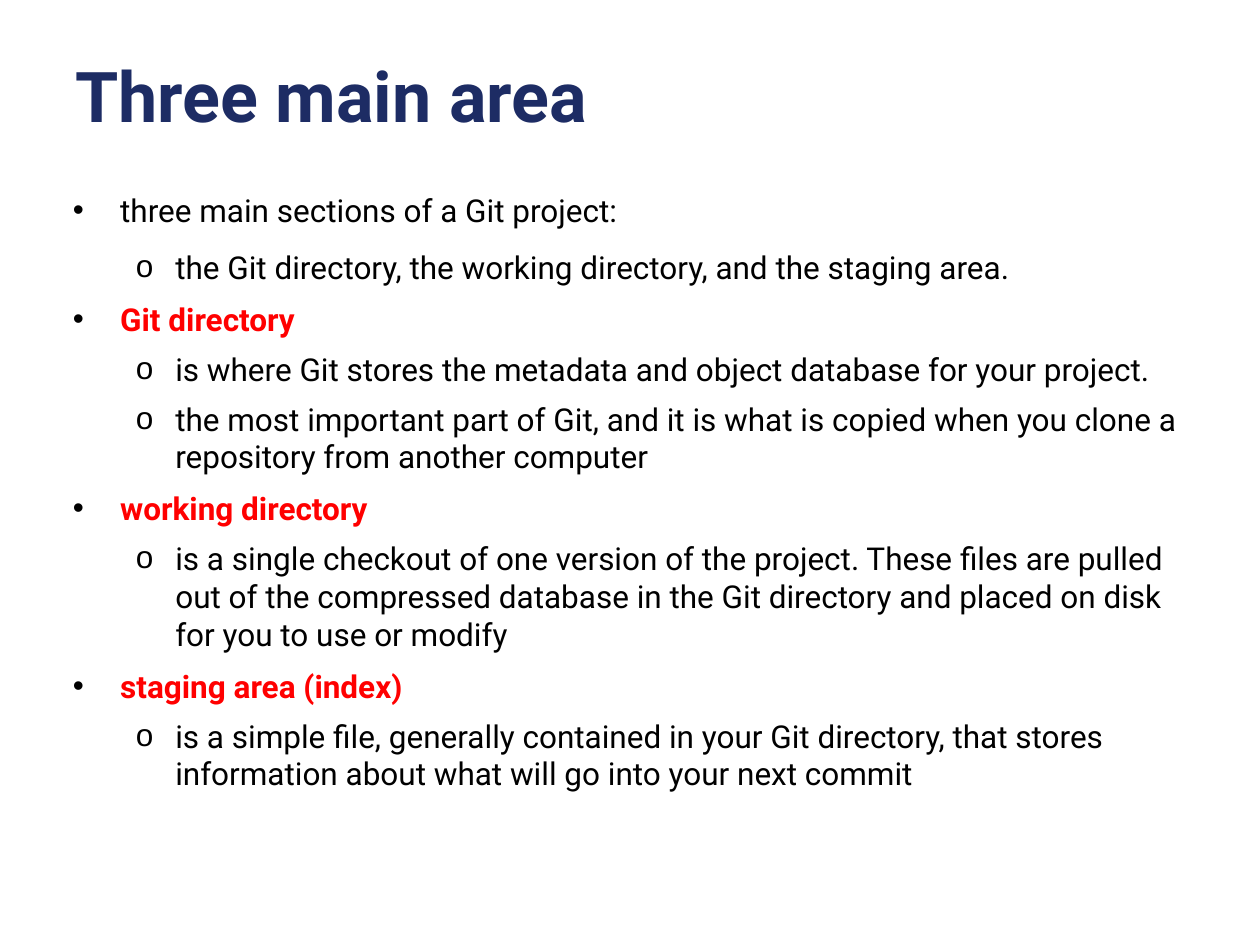
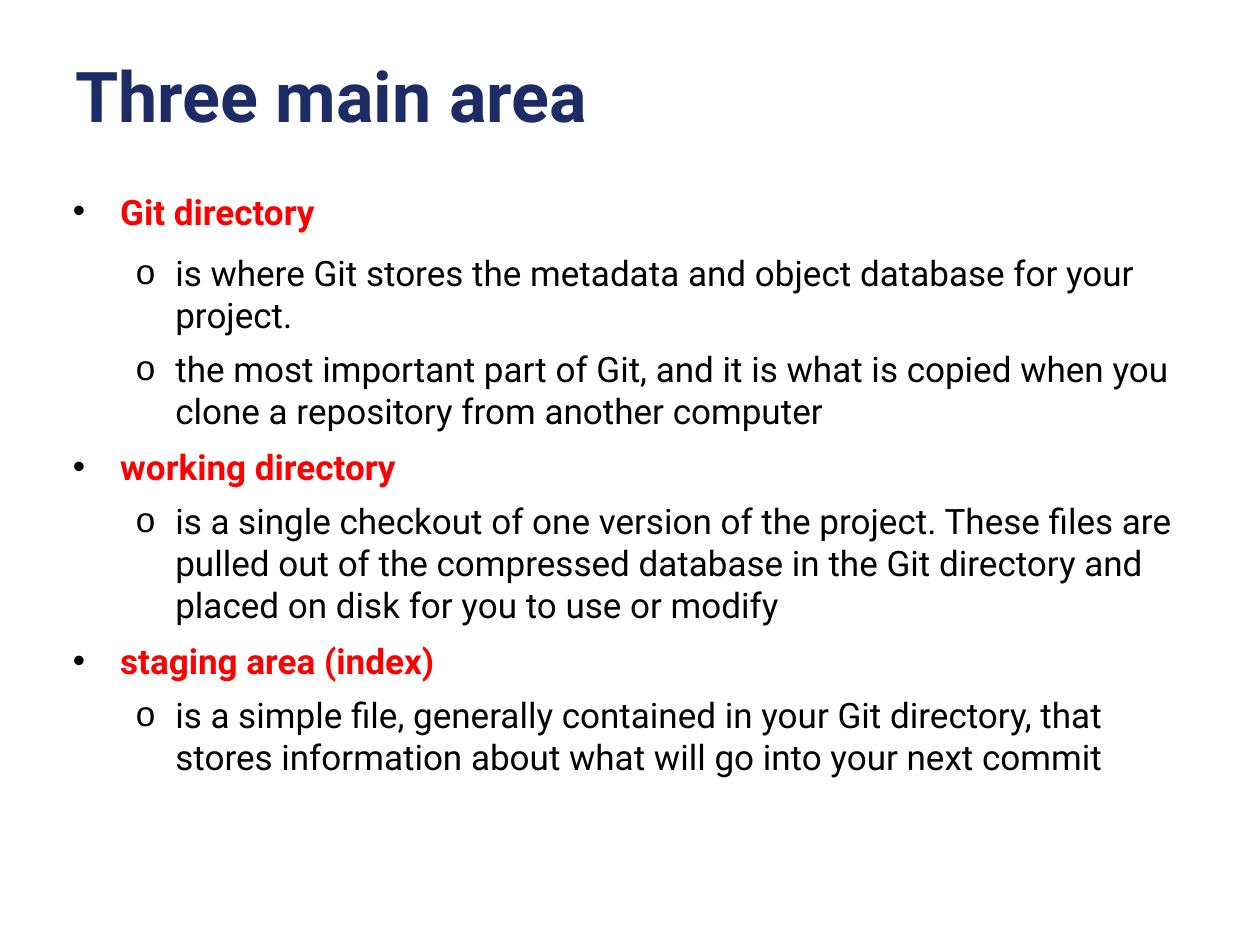
Before and after one commit to criluc/mini-git-tutorial, a slide deck: slide 11 of miniGitTutorial-12-2012.odp. Drawn at 1260x945 pixels with LibreOffice and Linux fonts; fonts in the diff are those of the drawing; background and template pictures are left out. Boxes give left, top, right and bottom in pixels: in the first picture for what was removed or moved away, otherwise in the second. Text is boxed around its words. In the diff, an @@ line names an element or a change of style, - is before the commit and + after.

```diff
--- a/miniGitTutorial-12-2012.odp
+++ b/miniGitTutorial-12-2012.odp
@@ text "Git directory" at box(120, 198, 1171, 778): size 18 to 20 pt; line spacing 1 to 0.8 @@
@@ text at box(120, 198, 1009, 286): paragraphs removed @@
-• three main sections of a Git project:
-  o the Git directory, the working directory, and the staging area.
```
Also in this commit, not shown: 7 other slides changed, 1 other file.
